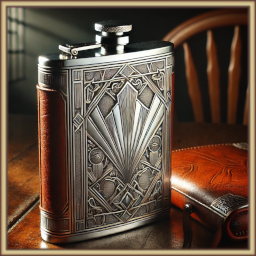
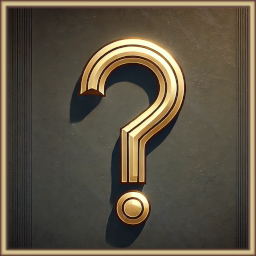
The second 256px x 256px image is a revision of the first. Changes to its layers:
hid "DALL·E 2025-01-29 14.54.31 - A vintage 1920s whisky flask, crafted from polishe…" over bbox(6, 6, 250, 250)
added layer "DALL·E 2025-01-29 17.15.18 - A simple, bold, and clearly readable question mark…" above "DALL·E 2025-01-29 15.41.11 - A vintage toy Colt 1911 pistol, designed to resemb…" over bbox(6, 6, 250, 250)
added layer "DALL·E 2025-01-29 17.07.33 - A partially burned letter from the 1920s, with ele…" above "DALL·E 2025-01-29 17.11.18 - A vintage 1920s bedside table ('table de chevet') …" over bbox(6, 6, 250, 250)
added layer "DALL·E 2025-01-29 17.11.18 - A vintage 1920s bedside table ('table de chevet') …" above "question_mark_ai.png" over bbox(6, 6, 250, 250)
